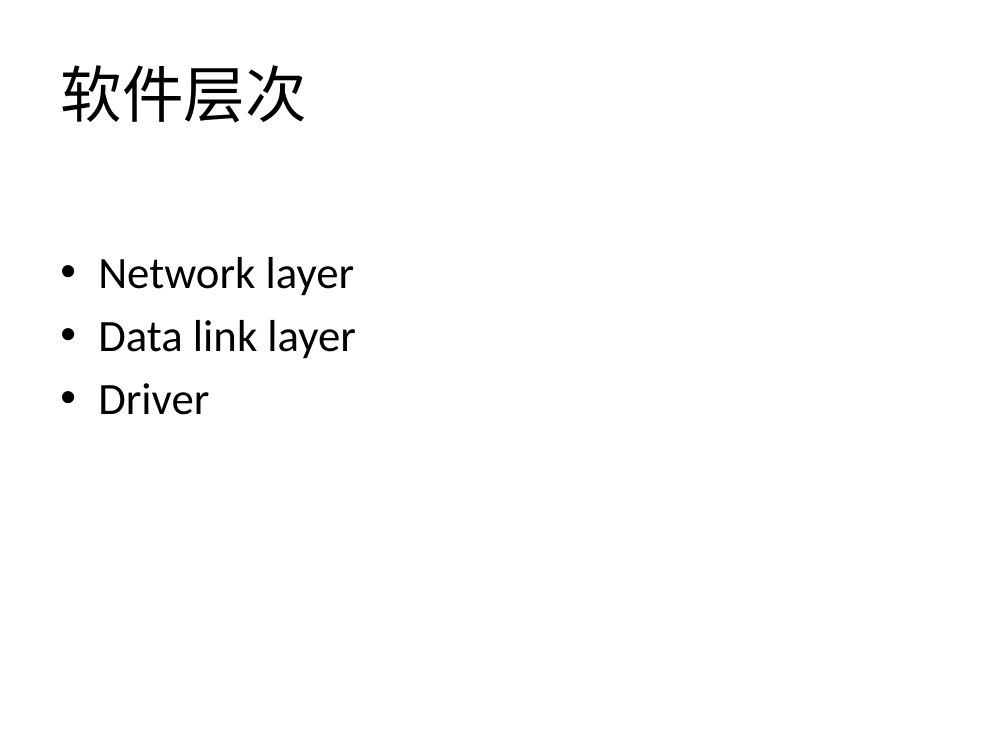
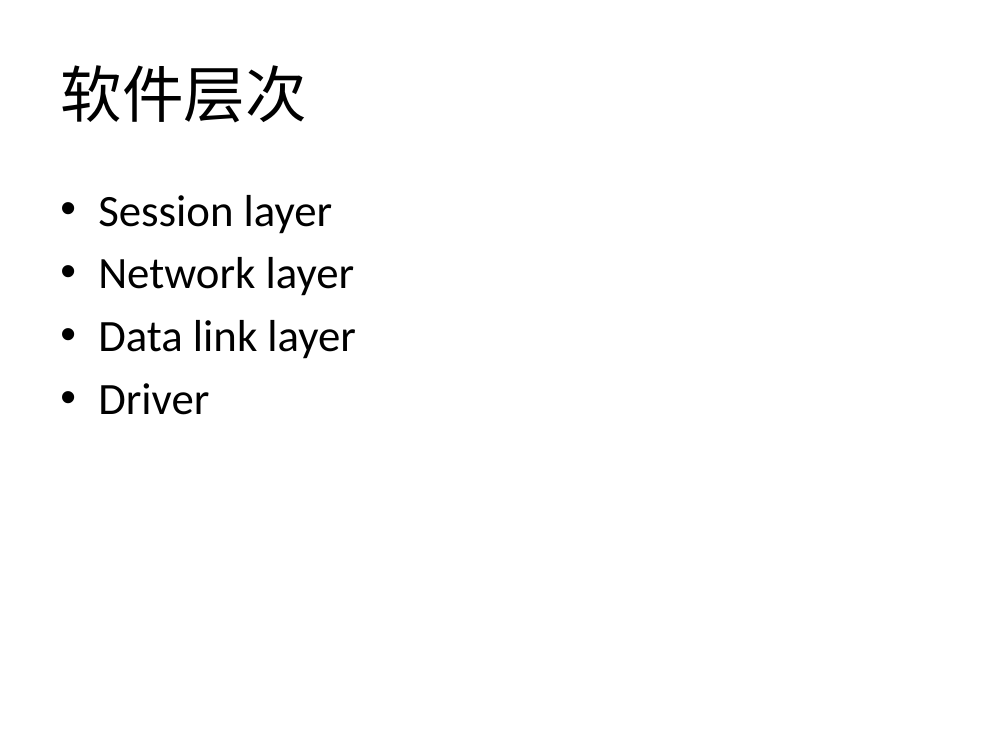
Before and after one commit to lznzhou33zzz/OBDII, a slide deck: slide 2 of OBD2/Document/OBD.pptx. Drawn at 1008x756 pixels with LibreOffice and Linux fonts; fonts in the diff are those of the drawing. Boxes give left, top, right and bottom in pixels: in the first picture for what was removed or moved away, otherwise in the second. Text is boxed around its words. In the diff, an @@ line names an element or a change of style, - is before the commit and + after.

```diff
--- a/OBD2/Document/OBD.pptx
+++ b/OBD2/Document/OBD.pptx
@@ text at (98, 195, 333, 234): paragraph added @@
+• Session layer
```
Also in this commit, not shown: 3 other slides changed.
